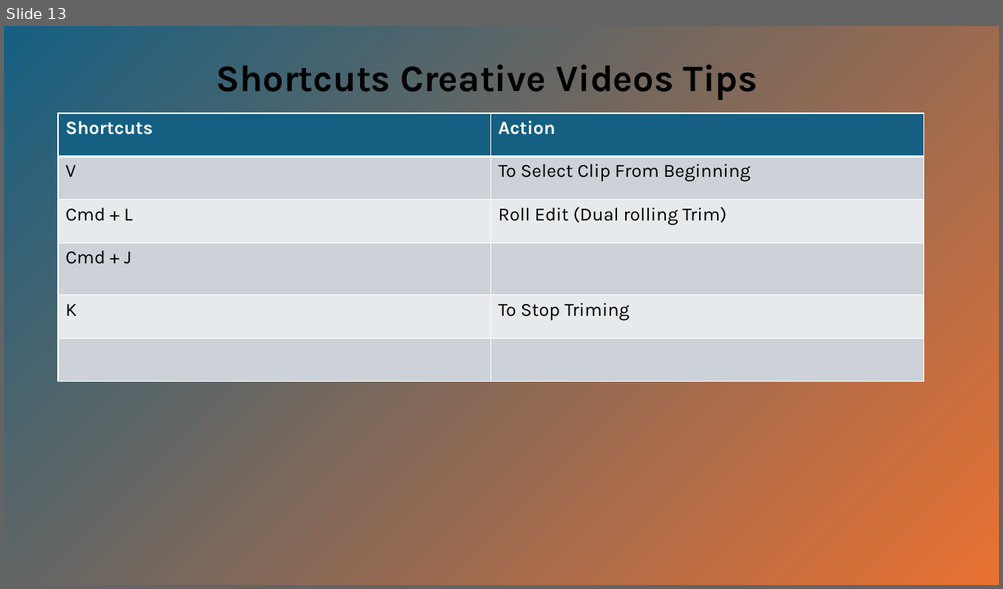
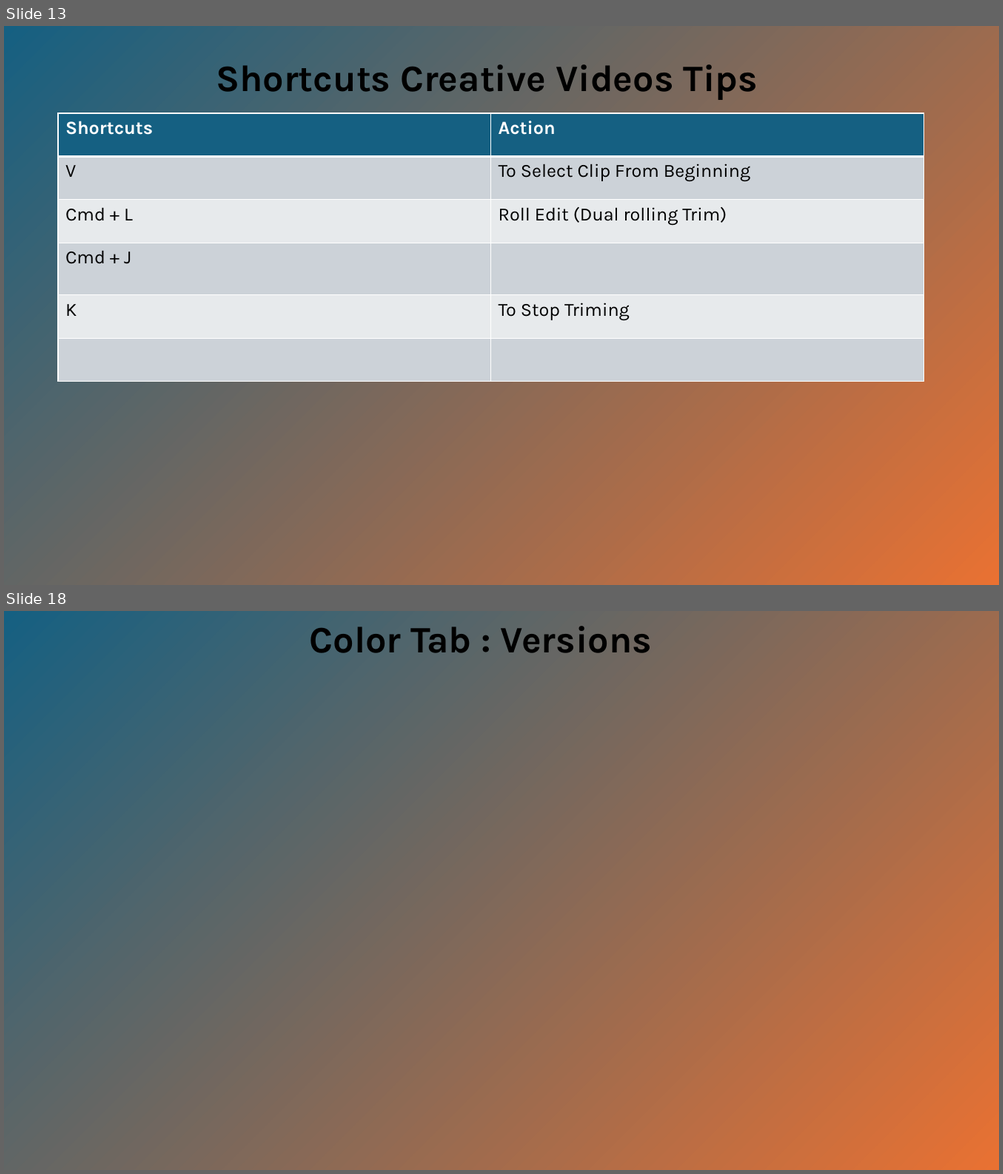
Before and after one commit to praveensinghaws/VideoAndPhotoEditing, a slide deck: DaVinci Resolve Akash.pptx. Shown one above the other, each under a label of ours: slide 13 before the commit, slides 13 and 18 after it; the slides between them are not shown. The pictures are 1003x589 and 1003x1174 pixels, drawn with LibreOffice and Linux fonts; fonts in the diff are those of the drawing. Boxes give left, top, right and bottom in pixels: in the first picture for what was removed or moved away, otherwise in the second. Text is boxed around its words. In the diff, an @@ line names an element or a change of style, - is before the commit and + after.

```diff
--- a/DaVinci Resolve Akash.pptx
+++ b/DaVinci Resolve Akash.pptx
@@ slide 18 added at (x1=4, y1=611, x2=999, y2=1170), background #FFFFFF @@
@@ rectangle added at (x1=4, y1=611, x2=999, y2=1170), fill gradient #156082 to #E97132 @@
@@ text added at (x1=310, y1=626, x2=652, y2=653), 36 pt, text #000000, bold @@
+Color Tab : Versions
```
Also in this commit, not shown: 7 other slides added, 2 slides removed, 7 other files.
